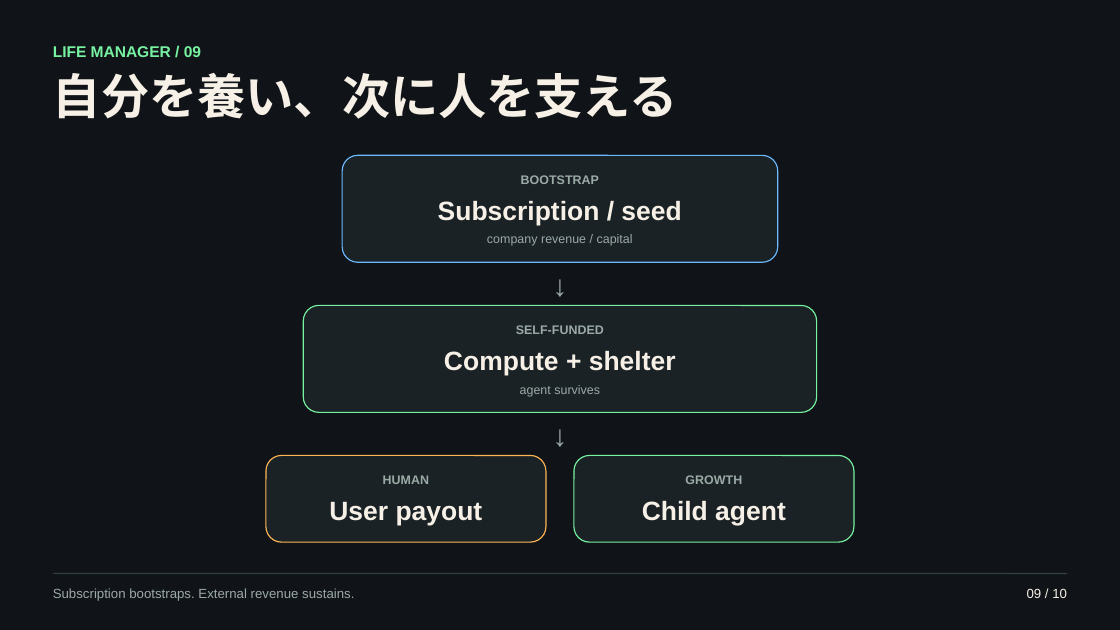
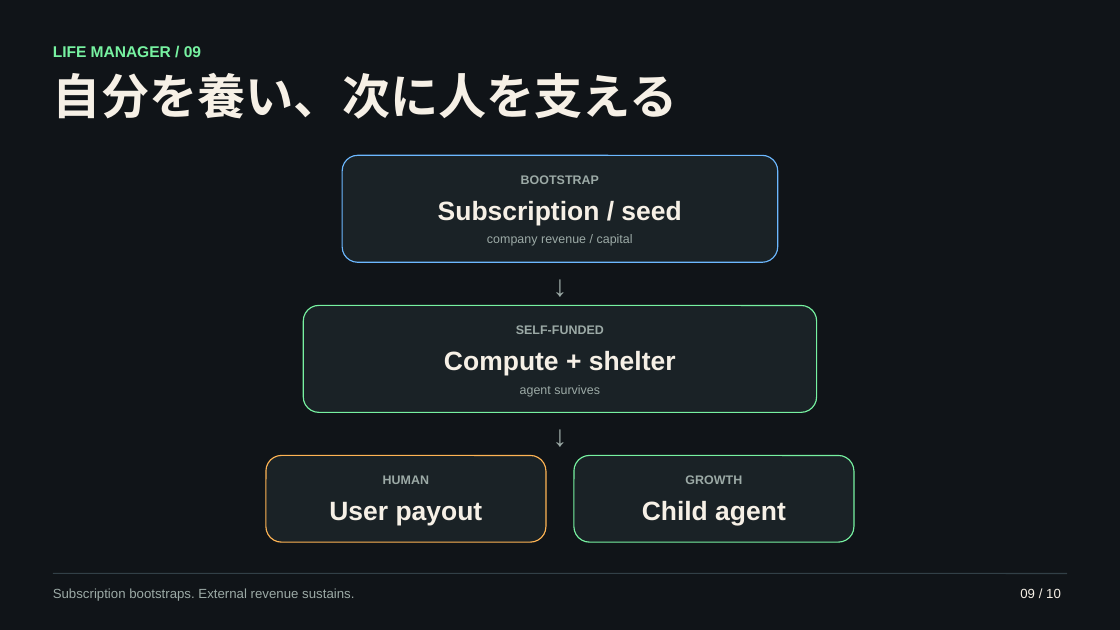
Before and after one commit to Daisuke134/anicca, a slide deck: slide 9 of docs/presentations/how-to-make-a-financially-independent-ai-ja.pptx. Drawn at 1120x630 pixels with LibreOffice and Linux fonts; fonts in the diff are those of the drawing. Boxes give left, top, right and bottom in pixels: in the first picture for what was removed or moved away, otherwise in the second. Text is boxed around its words. In the diff, an @@ line names an element or a change of style, - is before the commit and + after.

```diff
--- a/docs/presentations/how-to-make-a-financially-independent-ai-ja.pptx
+++ b/docs/presentations/how-to-make-a-financially-independent-ai-ja.pptx
@@ text "09 / 10": place and size @@
-text "09 / 10" at <box>1027,588,1067,598</box>
+text "09 / 10" at <box>1020,588,1061,598</box>
```
Also in this commit, not shown: 9 other slides changed, 6 other files.
